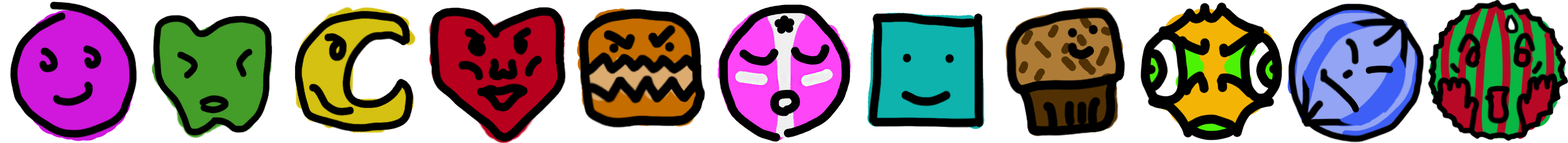
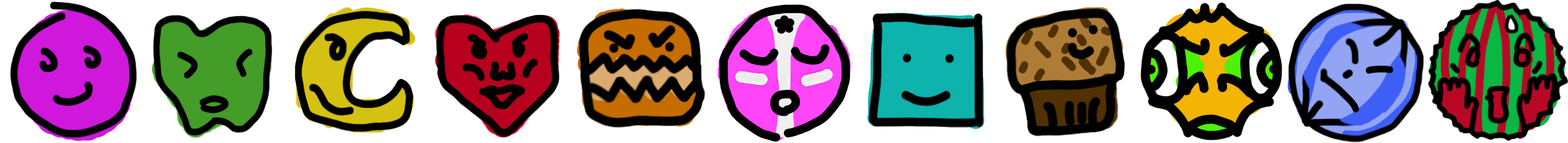
The second 1568 x 143 image is a revision of the first. Changes to its layers:
painted on "fruit" over [428, 6, 567, 143]
painted on "fruitbg" over [427, 7, 566, 143]
